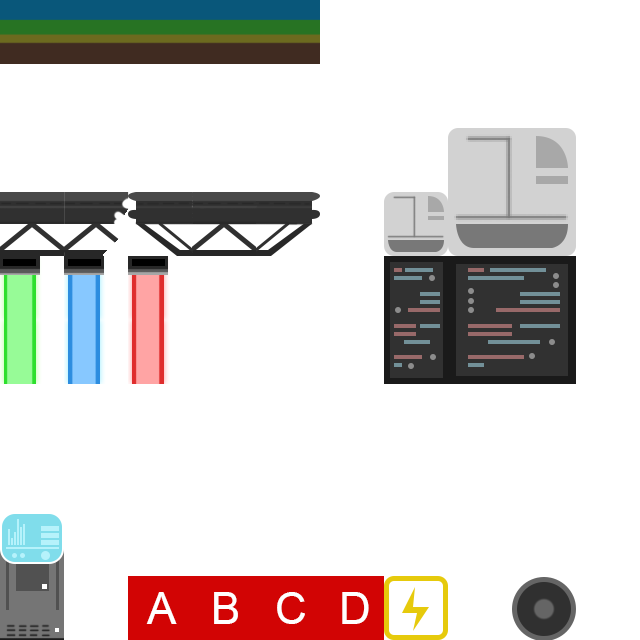
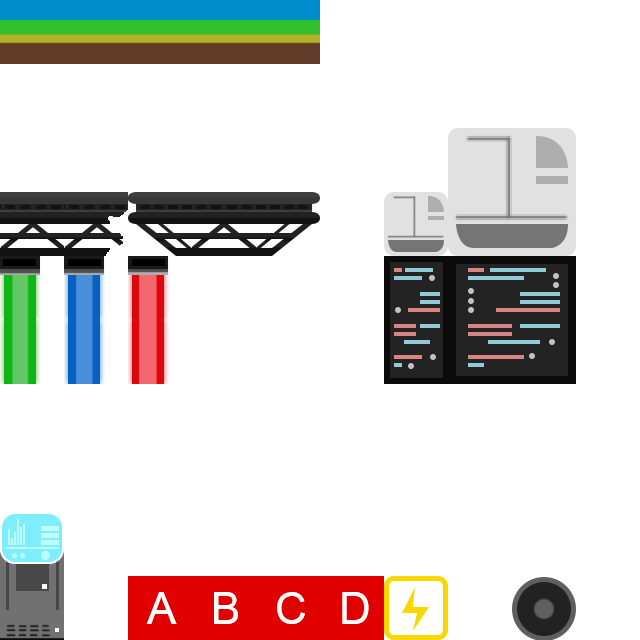
Layer changes from the first 640px x 640px image to the second:
added group "tile set" with 156 layers above "background_level_1" over [0, 0, 576, 640]
moved "spawn" into group "tile set" over [128, 576, 576, 640]
moved "checkpoint" into group "tile set" over [0, 514, 64, 640]
added group "mur numérique" with 18 layers in group "tile set" over [0, 215, 199, 384]
moved "mur rouge cote" into group "mur numérique" over [70, 215, 199, 384]
added layer "Calque 28" (30%) in group "mur rouge cote" over [111, 215, 186, 384]
moved "mur bleu cote" into group "mur numérique" over [14, 218, 132, 384]
added layer "Calque 29" (35%) in group "mur bleu cote" over [46, 218, 123, 384]
moved "mur vert cote" into group "mur numérique" over [0, 238, 69, 384]
added layer "Calque 30" (35%) in group "mur vert cote" over [0, 238, 54, 384]
moved "serveur V2" into group "tile set" over [448, 256, 576, 384]
"Groupe 1 copie": opacity 50% → 75% over [468, 268, 560, 367]
moved "serveur" into group "tile set" over [384, 256, 448, 384]
moved "obstacles V2" into group "tile set" over [448, 128, 576, 256]
moved "plateforme" into group "tile set" over [104, 192, 576, 276]
removed layer "Forme 9" from group "plateforme" over [128, 192, 313, 256]
added layer "Calque 20" in group "plateforme" over [104, 217, 445, 246]
added layer "Calque 21" in group "plateforme" over [111, 196, 576, 225]
added layer "Calque 22" in group "plateforme" over [147, 236, 297, 276]
added layer "Rectangle 24" in group "plateforme" over [136, 192, 312, 256]
moved "sol" into group "tile set" over [0, 192, 129, 256]
renamed "Calque 8" to "Calque 23", painted on it over [0, 192, 129, 256]
"Calque 19": opacity 50% → 20%, moved it into group "tile set" over [0, 0, 320, 64]
moved "Calque 18" into group "tile set" over [0, 0, 320, 64]
…and 42 more changes (19 added, 1 opacity, 16 removed, 6 stack)
